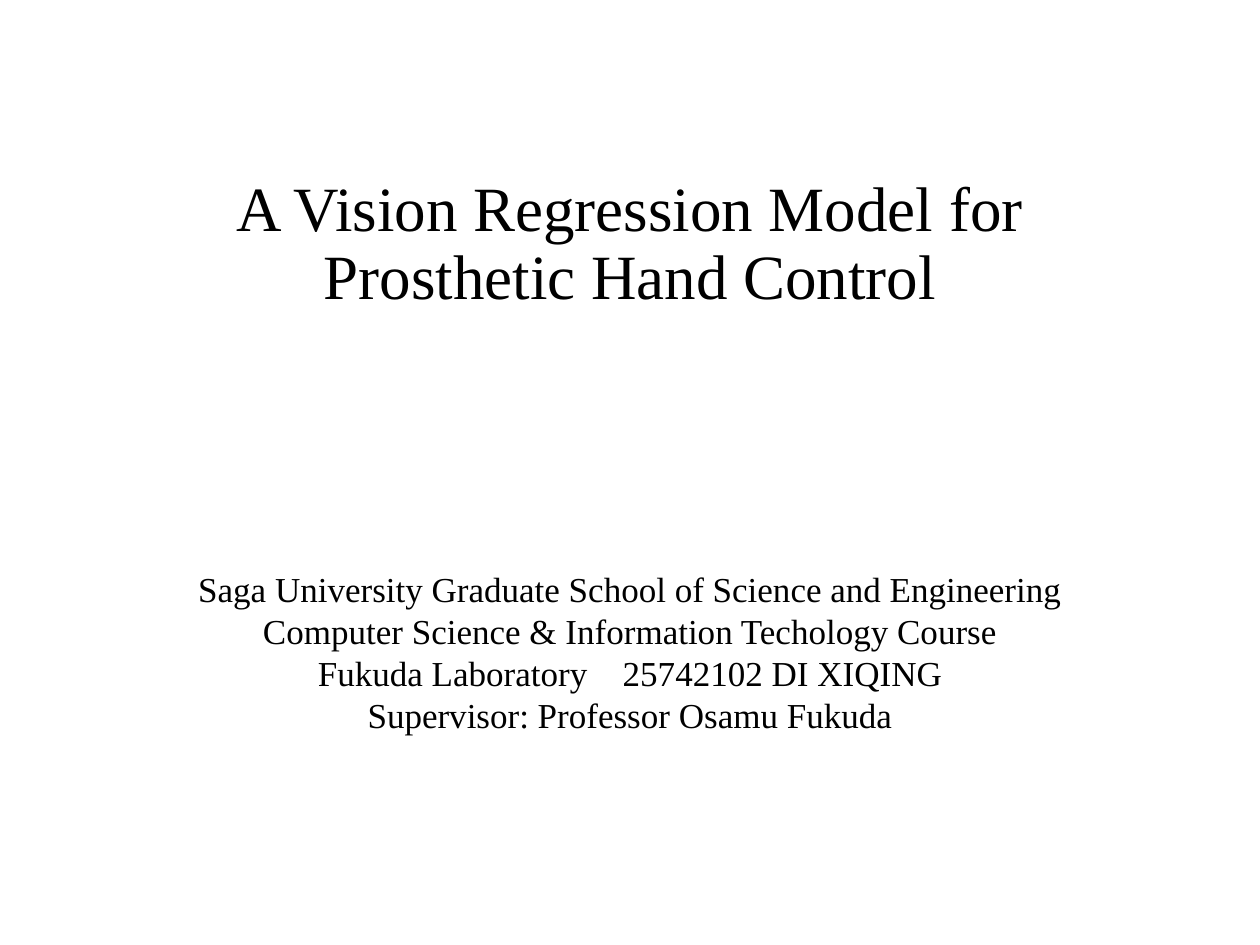
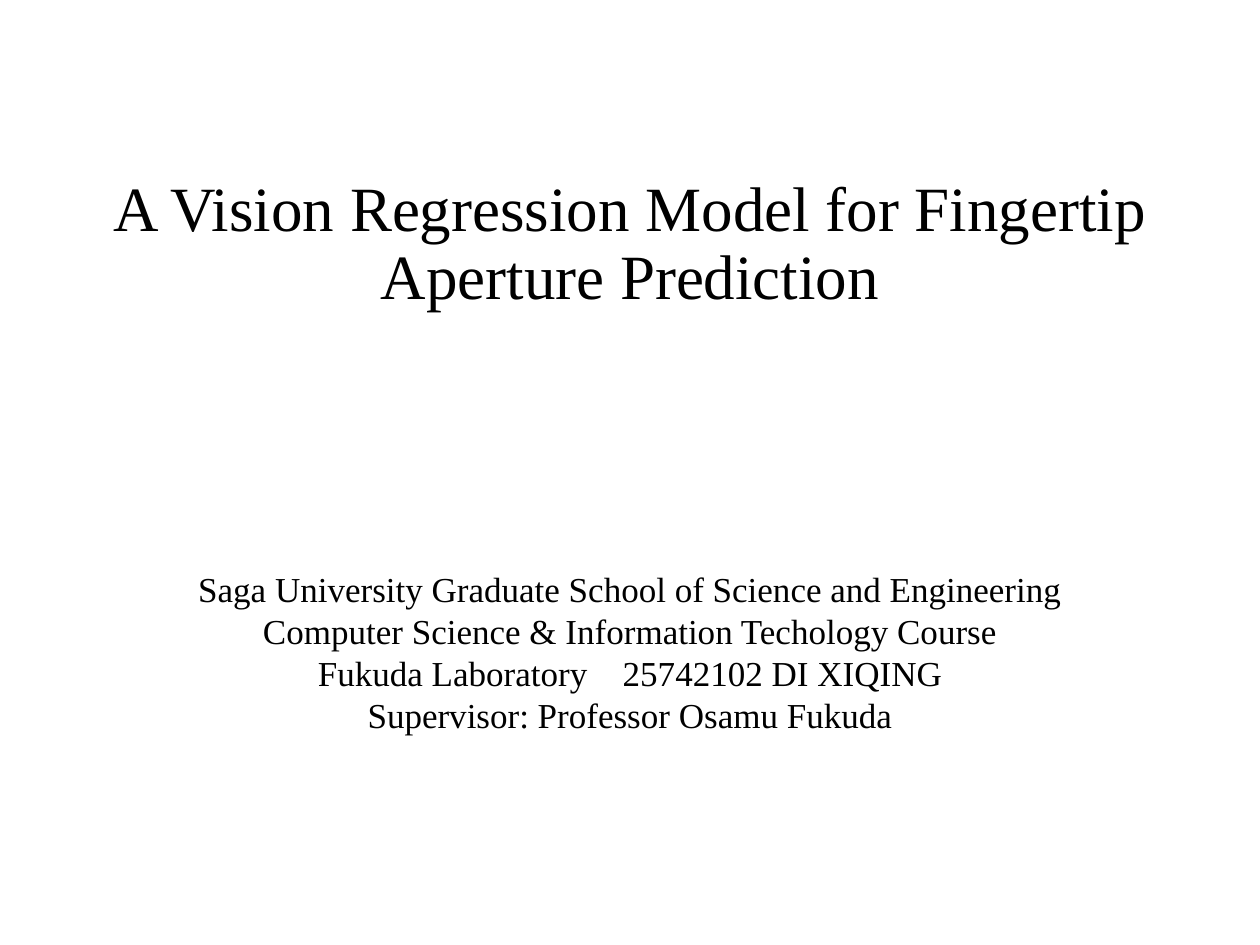
Before and after one commit to DiXiQing/Multimodal_Imitation_Learning, a slide deck: slide 1 of Zemi/2026-10-28-Di.pptx. Drawn at 1260x945 pixels with LibreOffice and Linux fonts; fonts in the diff are those of the drawing. Boxes give left, top, right and bottom in pixels: in the first picture for what was removed or moved away, otherwise in the second. Text is boxed around its words. In the diff, an @@ line names an element or a change of style, - is before the commit and + after.

```diff
--- a/Zemi/2026-10-28-Di.pptx
+++ b/Zemi/2026-10-28-Di.pptx
@@ title at [114, 186, 1146, 311]: text changed @@
-A Vision Regression Model for Prosthetic Hand Control
+A Vision Regression Model for Fingertip Aperture Prediction
```
Also in this commit, not shown: 2 slides added.
